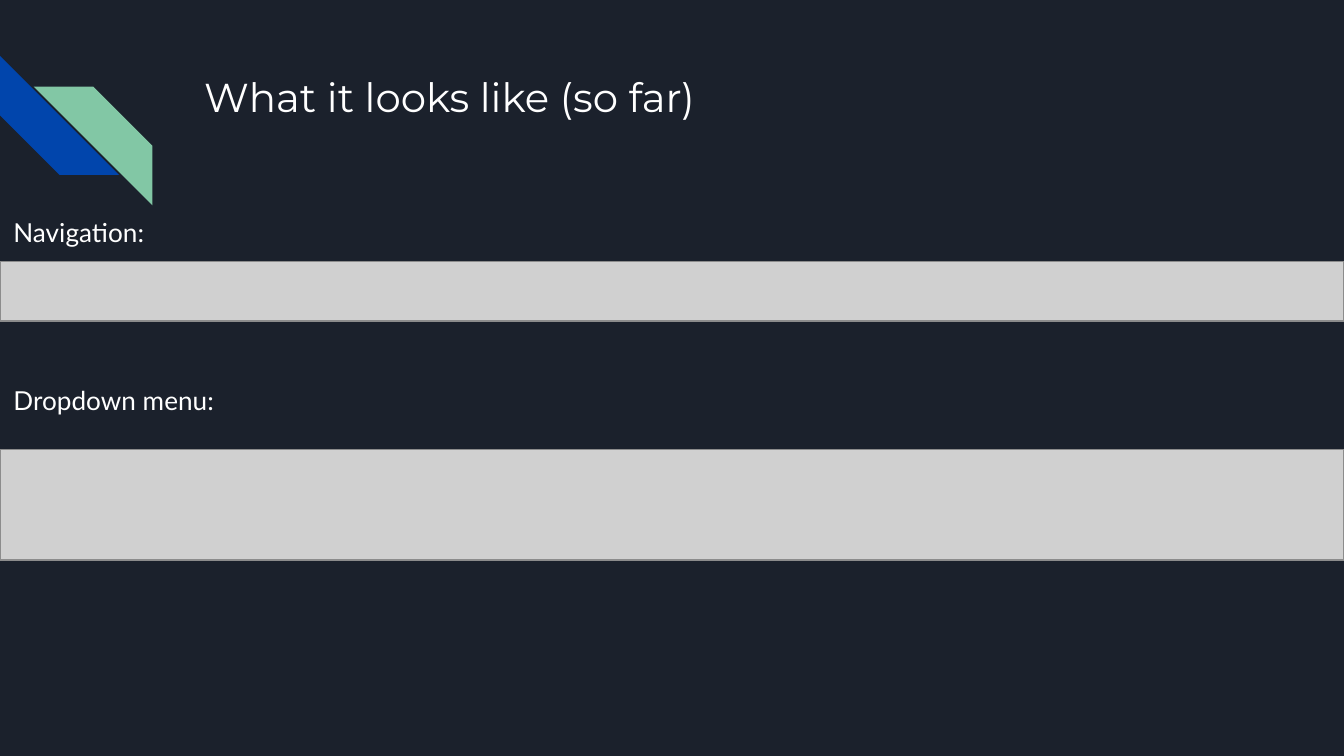
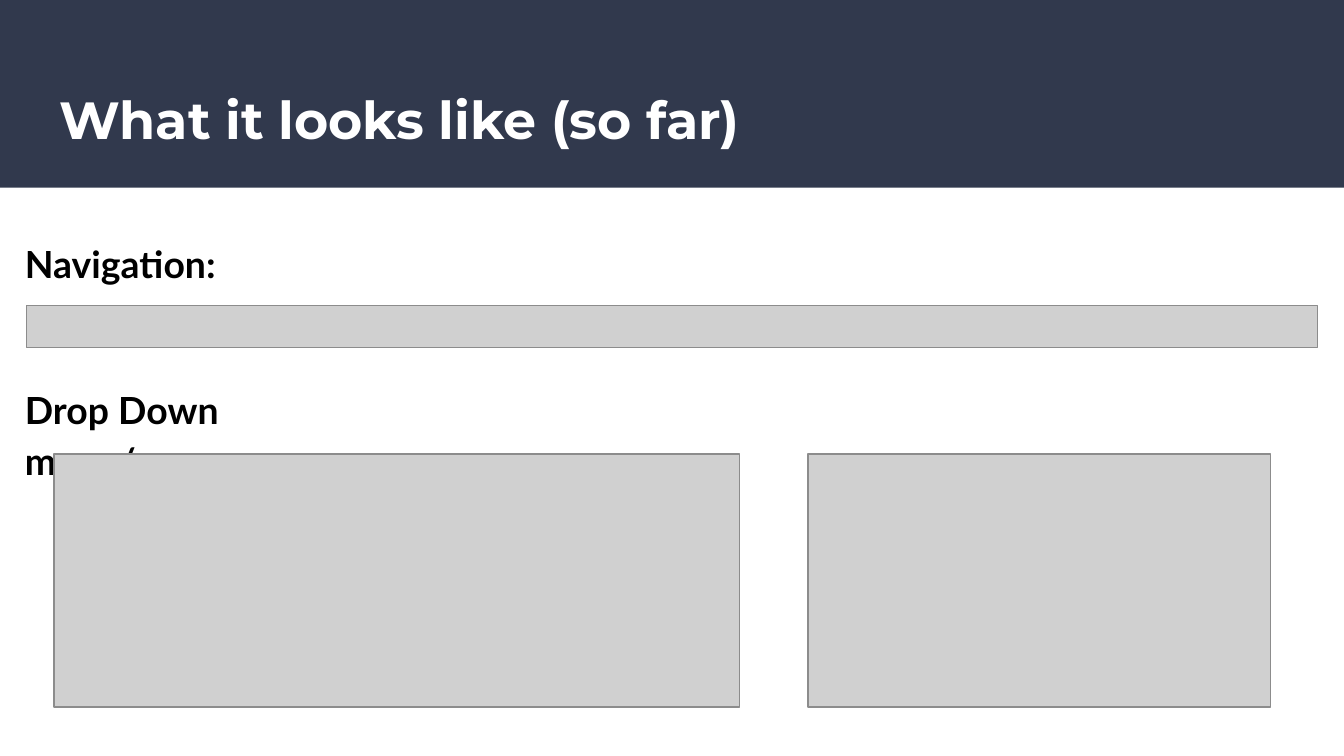
Before and after one commit to UnterLort/EverythingBasketball, a slide deck: slide 15 of Everything_Basketball_progress.pptx (slide 11 before the commit). Drawn at 1344x756 pixels with LibreOffice and Linux fonts; fonts in the diff are those of the drawing; grey boxes stand for pictures. Boxes give left, top, right and bottom in pixels: in the first picture for what was removed or moved away, otherwise in the second. Text is boxed around its words. In the diff, an @@ line names an element or a change of style, - is before the commit and + after.

```diff
--- a/Everything_Basketball_progress.pptx
+++ b/Everything_Basketball_progress.pptx
@@ background #1B212C to #FFFFFF @@
@@ rectangle added at [0,0,1344,188], fill #31394D @@
@@ diag stripe removed at [0,56,118,175] @@
@@ diag stripe removed at [34,86,152,204] @@
@@ title "What it looks like (so ...": place and size @@
-title "What it looks like (so ..." at [204,82,695,120]
+title "What it looks like (so ..." at [59,98,740,149]
@@ title "What it looks like (so ..." at [59,98,740,149]: size 21.6 to 28 pt, bold on @@
@@ text "Navigation:": place and size @@
-text "Navigation:" at [13,223,144,246]
+text "Navigation:" at [25,250,216,285]
@@ text "Navigation:" at [25,250,216,285]: size 14 to 20 pt, text colour #FFFFFF to #000000, bold on; line spacing 1 to 1.15; more space between paragraphs @@
@@ picture removed at [0,262,1344,321] @@
@@ picture added at [27,305,1318,347] @@
@@ text removed at [13,390,214,415] @@
-Dropdown menu:
@@ text added at [25,397,258,483], 20 pt, text #000000, bold @@
+Drop Down menu/arrows:
@@ picture removed at [0,450,1344,560] @@
@@ picture added at [54,454,739,707] @@
@@ picture added at [808,454,1270,707] @@
```
Also in this commit, not shown: 13 other slides changed, 6 slides added.
